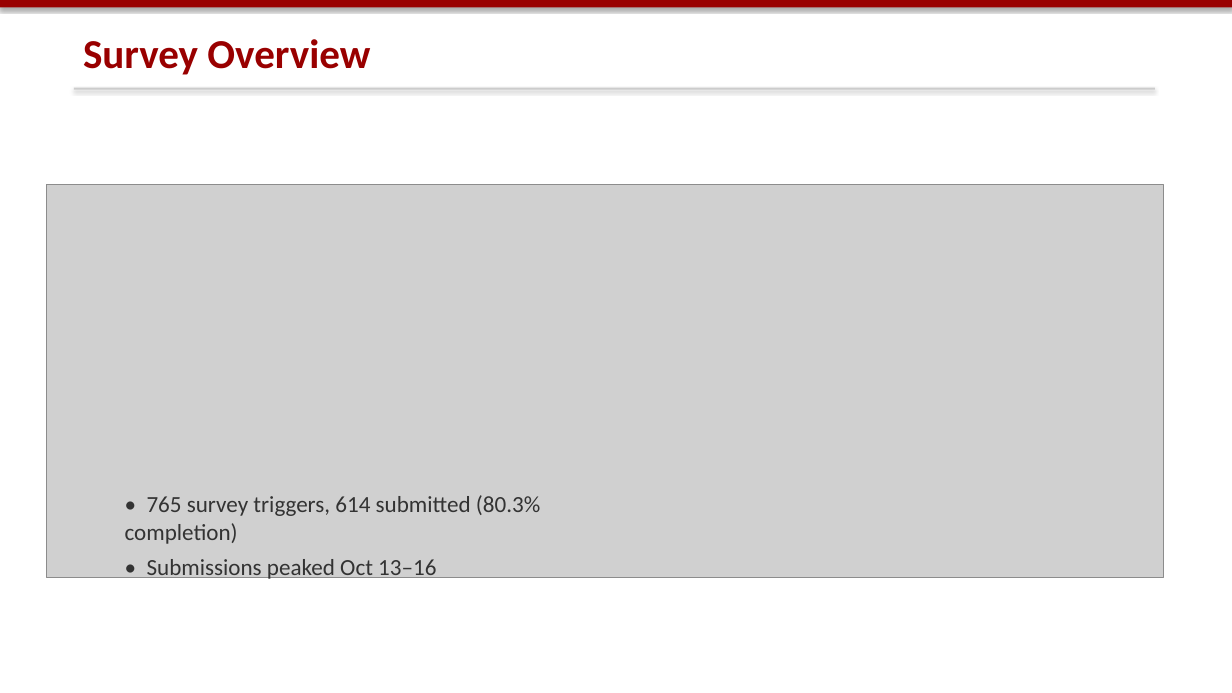
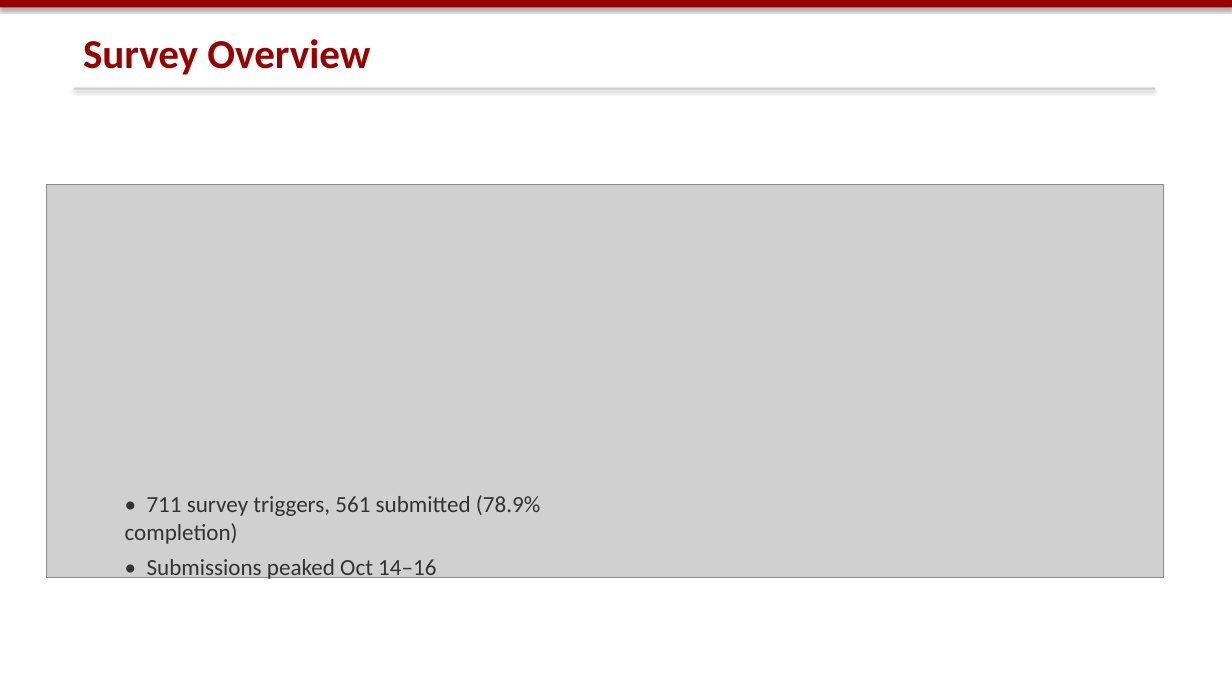
Before and after one commit to dtu-digital-health/UbiLife, a slide deck: slide 10 of reports/ubilife_presentation.pptx. Drawn at 1232x693 pixels with LibreOffice and Linux fonts; fonts in the diff are those of the drawing; grey boxes stand for pictures. Boxes give left, top, right and bottom in pixels: in the first picture for what was removed or moved away, otherwise in the second. Text is boxed around its words. In the diff, an @@ line names an element or a change of style, - is before the commit and + after.

Commit message:
Update report and slides to corrected survey/heartbeat numbers
- Local-time (Europe/Helsinki) heartbeat coverage: 33.4% mean, 37 participants;
  add Oct 13-16 coverage figure (39 participants, 37.6%)
- Survey counts after offboarding split and duplicate removal (711/561/150)
- One response per participant: onboarding 38, WHO-5 37, BFI-10 42; updated
  demographics, WHO-5 and BFI-10 statistics, stress/sleep counts
- Processed-file tables: new row counts, cognition parquet files
- Slides: same numbers, regenerated figures
- Add reports/images/dtu.png so the report compiles from a clean checkout

```diff
--- a/reports/ubilife_presentation.pptx
+++ b/reports/ubilife_presentation.pptx
@@ text at (x1=125, y1=495, x2=540, y2=582): text changed @@
-• 765 survey triggers, 614 submitted (80.3% completion)
-• Submissions peaked Oct 13–16
+• 711 survey triggers, 561 submitted (78.9% completion)
+• Submissions peaked Oct 14–16
```
Also in this commit, not shown: 8 other slides changed, 3 other files.
